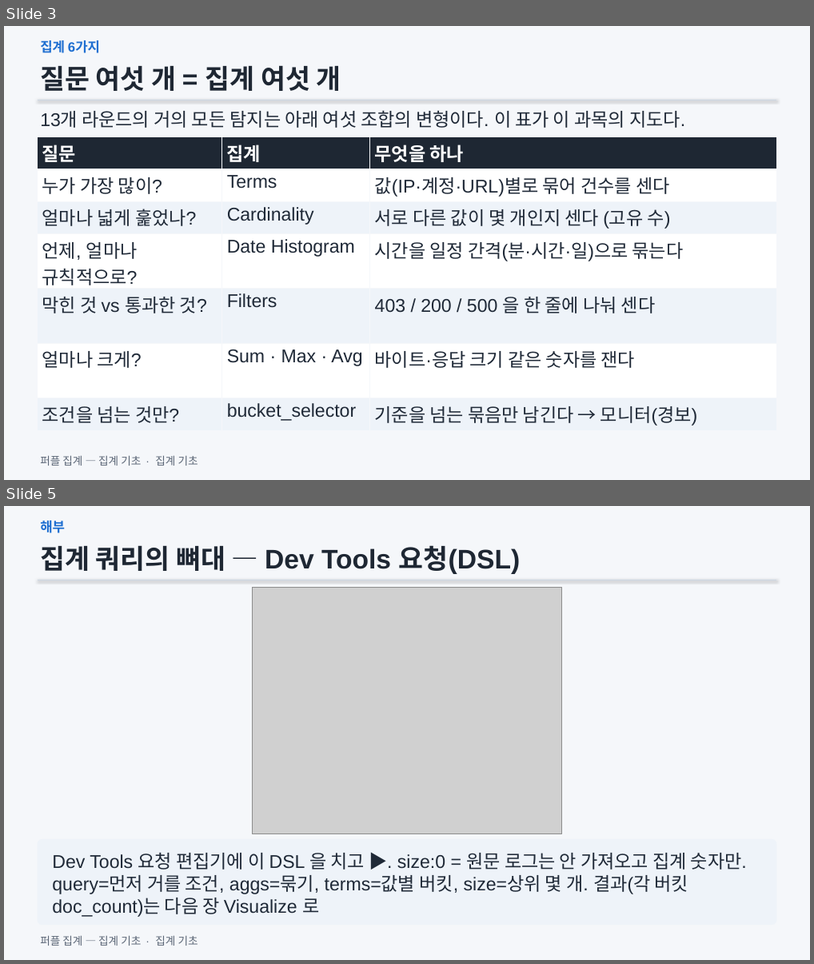
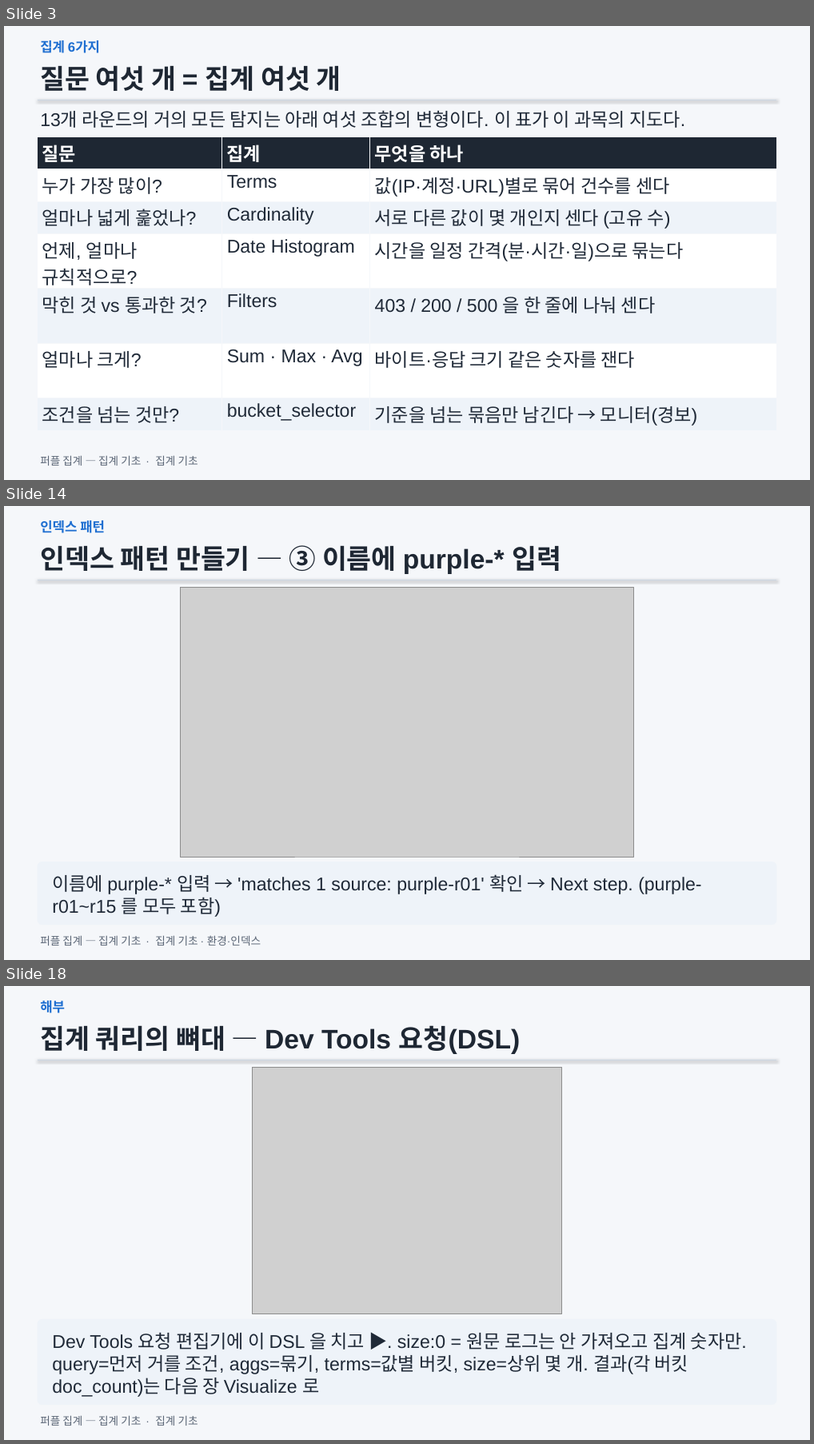
Before and after one commit to mrgrit/hack_ir_with_wazuh, a slide deck: slides/Module02_집계기초.pptx. Shown one above the other, each under a label of ours: slides 3 and 5 before the commit, slides 3, 14 and 18 after it; the slides between them are not shown. The pictures are 814x964 and 814x1444 pixels, drawn with LibreOffice and Linux fonts; fonts in the diff are those of the drawing; grey boxes stand for pictures. Boxes give left, top, right and bottom in pixels: in the first picture for what was removed or moved away, otherwise in the second. Text is boxed around its words. In the diff, an @@ line names an element or a change of style, - is before the commit and + after.

```diff
--- a/slides/Module02_집계기초.pptx
+++ b/slides/Module02_집계기초.pptx
@@ slide 14 added at bbox=[4, 506, 810, 960], background #F5F7FA @@
@@ text added at bbox=[40, 520, 105, 533], 16 pt, text #1F6FD1, bold @@
+인덱스 패턴
@@ text added at bbox=[40, 545, 562, 574], 32 pt, text #1E2733, bold @@
+인덱스 패턴 만들기 — ③ 이름에 purple-* 입력
@@ line added from (38, 580) to (777, 580), #CBD5E1 1.25 pt @@
@@ picture added at bbox=[181, 587, 634, 856] @@
@@ rounded rectangle added at bbox=[38, 861, 777, 924], fill #EEF3F9 @@
@@ text added at bbox=[52, 874, 702, 916], 22 pt, text #1F2937 @@
+이름에 purple-* 입력 → 'matches 1 source: purple-r01' 확인 → Next step. (purple-r01~r15 를 모두 포함)
@@ text added at bbox=[40, 935, 261, 945], 13 pt, text #5B6676 @@
+퍼플 집계 — 집계 기초 · 집계 기초 · 환경·인덱스
@@ what was slide 5 is now slide 18 @@
```
Also in this commit, not shown: 1 slide changed, 12 other slides added, 3 other files.
